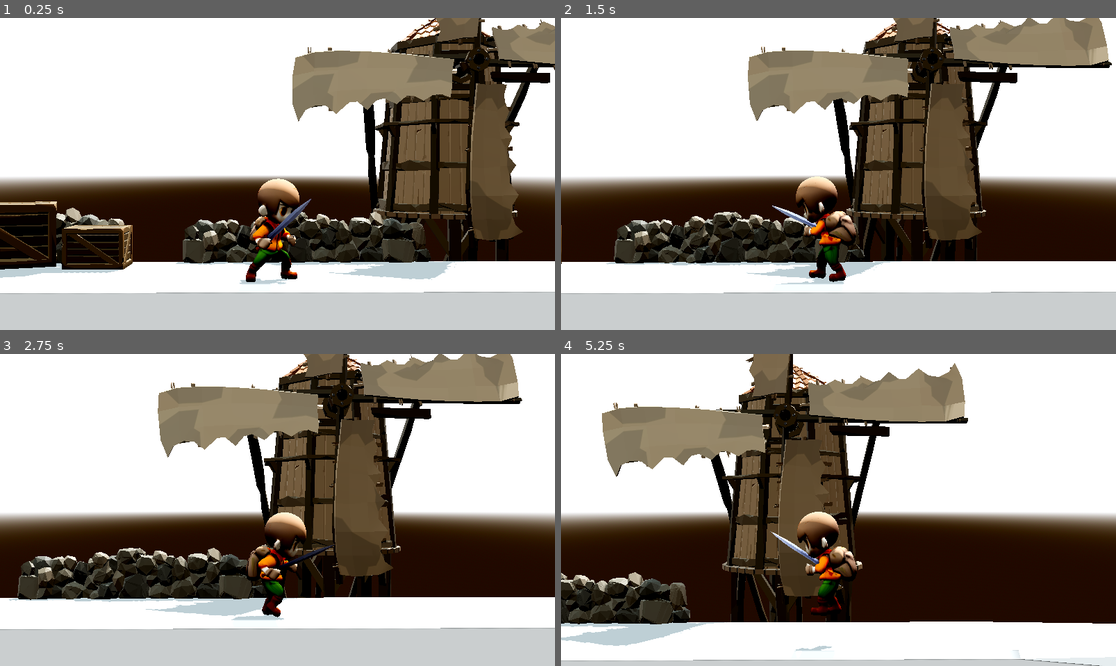
Above: before the commit, frames 1-4 (two rows, left to right).
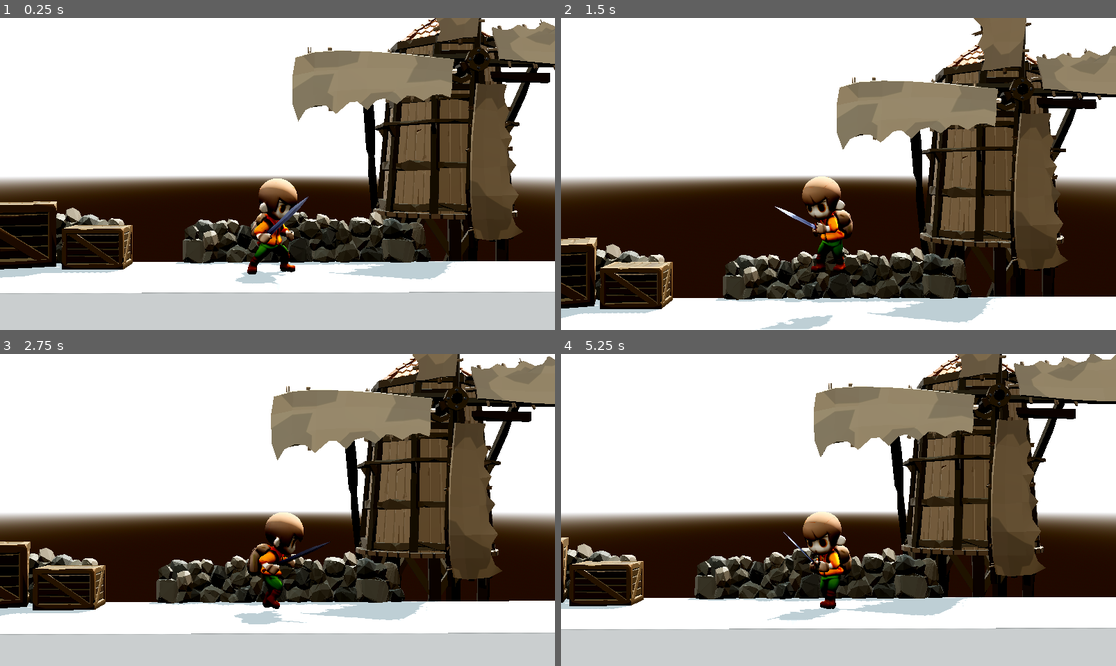
Above: after the commit, the same moments.

Repository: vitalymind/Albion-Adventure
Game: Godot game, scene res://src/scenes/levelTest.tscn
The game is run twice, just before and just after one commit, with the same random seed, the same clock (stepped at 60 frames per second) and the same inputs.
Inputs:
- Up to frame 1 (0.25 s): no input
- Up to frame 2 (1.5 s): tap Enter (ui_accept) at 0.5, 0.6 s; hold D (move_forward) 0.53-1.28 s; tap Space (action_jump, bound only after the commit) at 0.77, 0.8, 1.07, 1.35 s; hold A (move_backward) from 1.28 s (still down)
- Up to frame 3 (2.75 s): tap Space (action_jump, bound only after the commit) at 1.52, 1.82, 2.3 s; tap Enter (ui_accept) at 1.55, 2.1 s; release A (move_backward) at 2.03 s; hold D (move_forward) from 2.03 s (still down)
- Up to frame 4 (5.25 s): tap Enter (ui_accept) at 2.85, 4.35, 5.1 s; tap Space (action_jump, bound only after the commit) at 3.02, 3.32, 3.6, 3.77, 4.07, 4.52, 4.82 s; release D (move_forward) at 3.53 s; hold Left (ui_left) 3.53-5.03 s; hold A (move_backward) from 5.03 s (still down)

The runs differ from the first frame. In frame 1, 1.7% of the frame differs, in the area x 0-100%, y 1-89%; in frame 2, 55%; in frame 3, 41%; in frame 4, 58%, in the area x 0-100%, y 0-100%.

Commit message:
smooth rotation

Diff:
--- a/project.godot
+++ b/project.godot
@@ -27,3 +27,18 @@
 "events": [Object(InputEventKey,"resource_local_to_scene":false,"resource_name":"","device":0,"window_id":0,"alt_presse …(189 unchanged characters)…
 ]
 }
+action_up={
+"deadzone": 0.5,
+"events": [Object(InputEventKey,"resource_local_to_scene":false,"resource_name":"","device":-1,"window_id":0,"alt_pressed":false,"shift_pressed":false,"ctrl_pressed":false,"meta_pressed":false,"pressed":false,"keycode":0,"physical_keycode":87,"key_label":0,"unicode":119,"location":0,"echo":false,"script":null)
+]
+}
+action_down={
+"deadzone": 0.5,
+"events": [Object(InputEventKey,"resource_local_to_scene":false,"resource_name":"","device":-1,"window_id":0,"alt_pressed":false,"shift_pressed":false,"ctrl_pressed":false,"meta_pressed":false,"pressed":false,"keycode":0,"physical_keycode":83,"key_label":0,"unicode":115,"location":0,"echo":false,"script":null)
+]
+}
+action_jump={
+"deadzone": 0.5,
+"events": [Object(InputEventKey,"resource_local_to_scene":false,"resource_name":"","device":-1,"window_id":0,"alt_pressed":false,"shift_pressed":false,"ctrl_pressed":false,"meta_pressed":false,"pressed":false,"keycode":0,"physical_keycode":32,"key_label":0,"unicode":32,"location":0,"echo":false,"script":null)
+]
+}
--- a/src/scenes/levelTest.tscn
+++ b/src/scenes/levelTest.tscn
@@ -57,7 +57,7 @@
 shadow_enabled = true
 
 [node name="player" parent="." instance=ExtResource("1_sqf1x")]
-transform = Transform3D(1, 0, 0, 0, 1, 0, 0, 0, 1, 0, 4.02788, 0.79791)
+transform = Transform3D(1, 0, 0, 0, 1, 0, 0, 0, 1, 0, 4.028, 0)
 script = ExtResource("2_1uqg0")
 
 [node name="Camera3D" type="Camera3D" parent="."]
--- a/src/scripts/player.gd
+++ b/src/scripts/player.gd
@@ -2,10 +2,12 @@
 
 class_name Player
 
-const SPEED = 5.0
+const SPEED = 0.8
+const ROTATION_SPEED = 12
 const JUMP_VELOCITY = 4.5
 var visual: Node3D
 var animation: AnimationPlayer
+var facing_direction := 1
 
 func _ready() -> void:
 	visual = get_node("main_character_prototype")
@@ -14,33 +16,39 @@
 	animation.get_animation("sword_walk").loop_mode = Animation.LOOP_LINEAR
 	animation.play("sword_idle_2")
 
-
 func _physics_process(delta: float) -> void:
 	# Add the gravity.
 	if not is_on_floor():
 		velocity += get_gravity() * delta
 
 	# Handle jump.
-	if Input.is_action_just_pressed("ui_accept") and is_on_floor():
+	if Input.is_action_just_pressed("action_jump") and is_on_floor():
 		velocity.y = JUMP_VELOCITY
 
-	# Get the input direction and handle the movement/deceleration.
-	# As good practice, you should replace UI actions with custom gameplay actions.
-	var input_dir := Input.get_vector("move_backward", "move_forward", "ui_left", "ui_left")
-	var direction := (transform.basis * Vector3(input_dir.x, 0, 0)).normalized()
-	if direction:
-		if direction.x > 0:
-			visual.rotation_degrees.y = 90;
-		else:
-			visual.rotation_degrees.y = -90;
-		velocity.x = direction.x * SPEED
-		velocity.z = 0
+	# Enforce z position
+	velocity.z = 0
+	position.z = 0
+
+	# Rotate
+	rotation.y = clamp(rotation.y + ROTATION_SPEED * delta * facing_direction, -PI + 0.001, 0);
+
+	# Movement
+	var input := Input.get_vector("move_backward", "move_forward", "action_down", "action_up")
+	var move_dir := input[0] as int
+
+	if move_dir == 0:
+		velocity.x = 0
+		# velocity.x = move_toward(velocity.x, 0, SPEED)
+		if animation.current_animation != "sword_idle_2":
+			animation.play("sword_idle_2")
+	else:
+		velocity.x = move_dir * SPEED
 		if animation.current_animation != "sword_walk":
 			animation.play("sword_walk")
-	else:
-		velocity.x = move_toward(velocity.x, 0, SPEED)
-		velocity.z = 0
-		if animation.current_animation != "sword_idle_2":
-			animation.play("sword_idle_2")
+
+		# Change facing direction
+		facing_direction = move_dir
+
+
 
 	move_and_slide()
